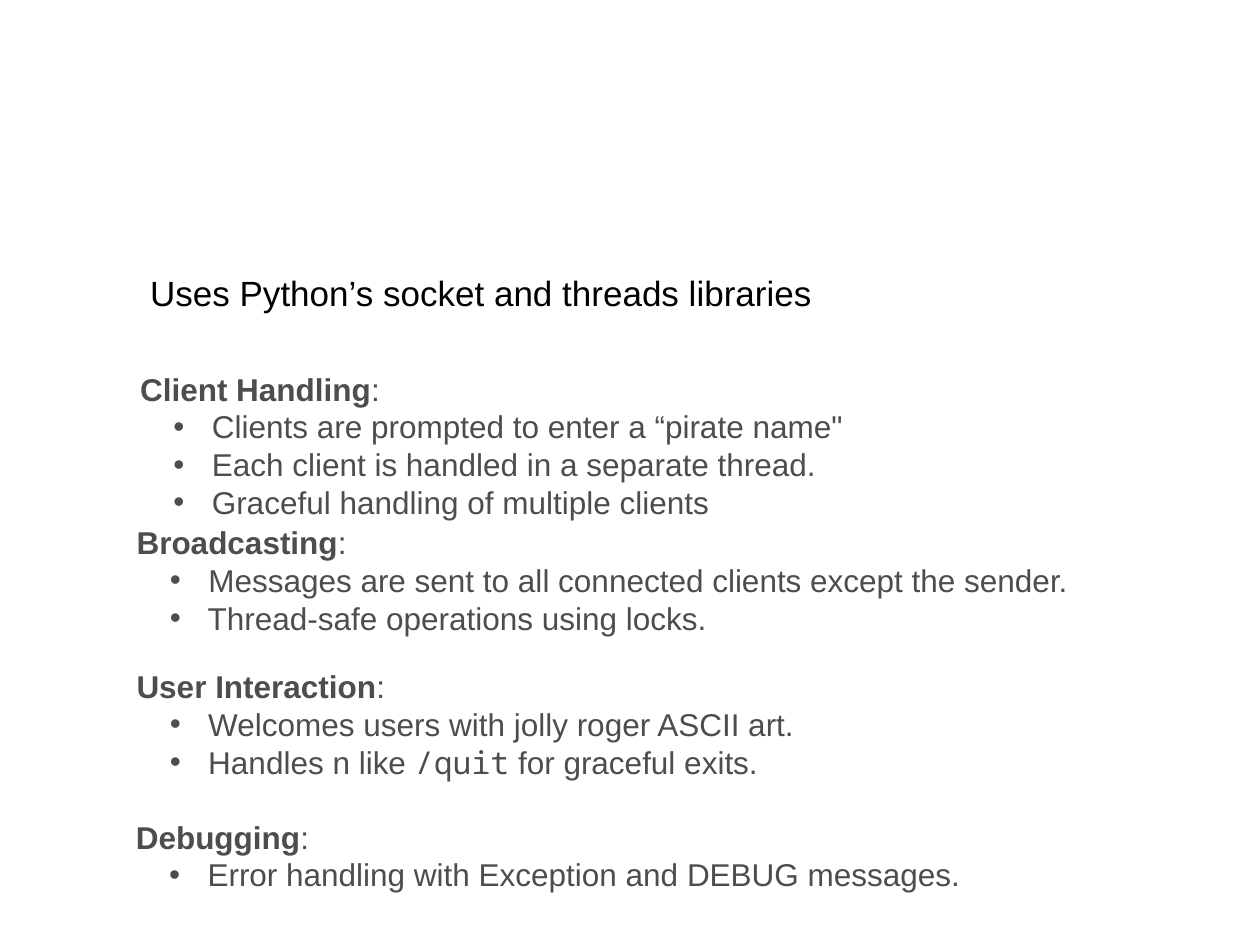
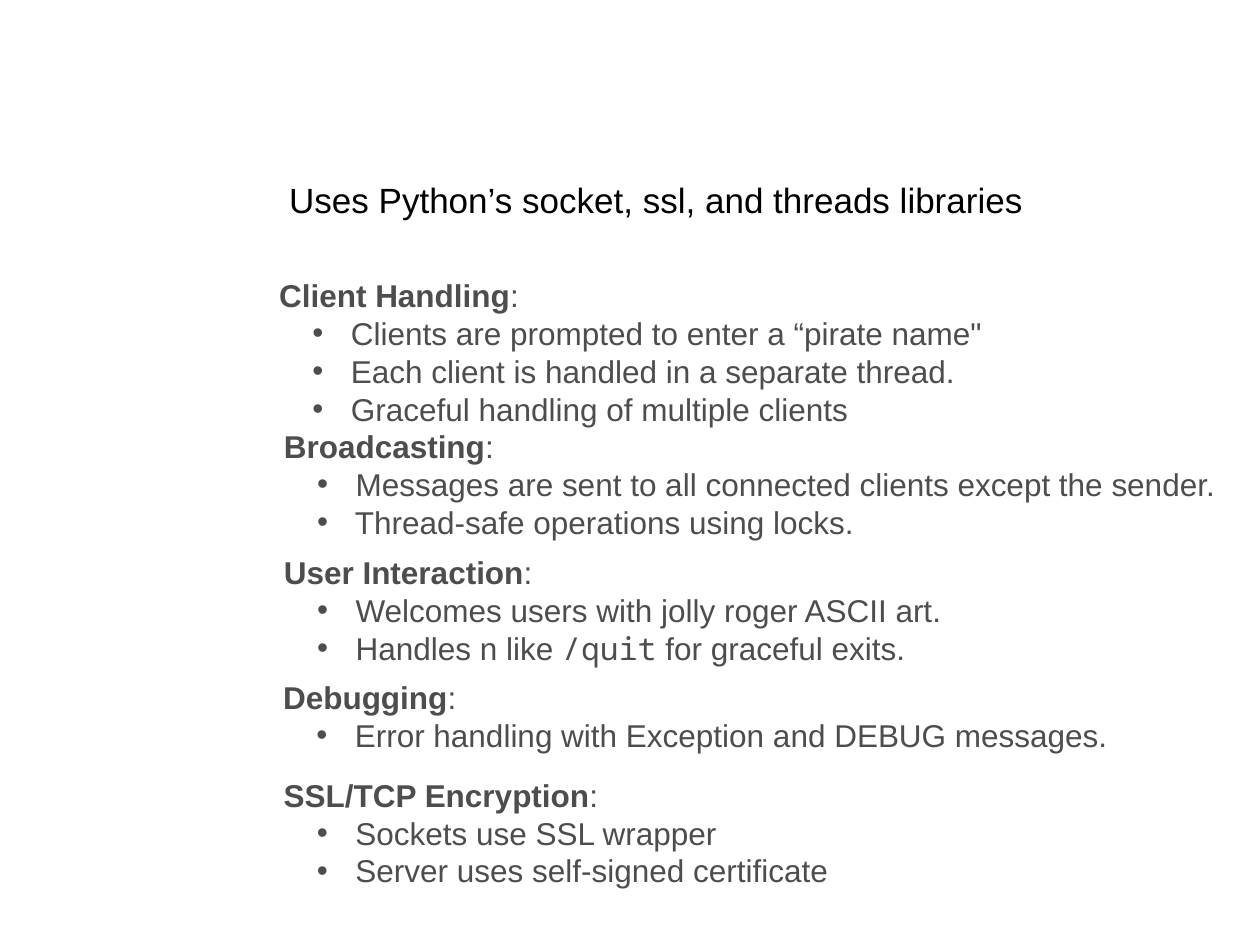
Before and after one commit to BelaBartok39/Pirate-Chat-Project, a slide deck: slide 2 of Pirate_Chat_Presentation.pptx. Drawn at 1260x945 pixels with LibreOffice and Linux fonts; fonts in the diff are those of the drawing; background and template pictures are left out. Boxes give left, top, right and bottom in pixels: in the first picture for what was removed or moved away, otherwise in the second. Text is boxed around its words. In the diff, an @@ line names an element or a change of style, - is before the commit and + after.

Commit message:
Updated Powerpoint

```diff
--- a/Pirate_Chat_Presentation.pptx
+++ b/Pirate_Chat_Presentation.pptx
@@ text at (289,187,1023,220): text changed @@
-Uses Python’s socket and threads libraries
+Uses Python’s socket, ssl, and threads libraries
@@ text "Client Handling:": place and size @@
-text "Client Handling:" at (140,378,843,520)
+text "Client Handling:" at (279,284,982,427)
@@ text "Broadcasting:": place and size @@
-text "Broadcasting:" at (137,531,1067,636)
+text "Broadcasting:" at (284,435,1215,540)
@@ text "User Interaction:": place and size @@
-text "User Interaction:" at (137,675,793,782)
+text "User Interaction:" at (284,561,941,668)
@@ text "Debugging:": place and size @@
-text "Debugging:" at (136,826,960,892)
+text "Debugging:" at (283,686,1107,753)
@@ text added at (284,784,828,888), 18 pt, text #4D4D4D @@
+SSL/TCP Encryption:
+  • Sockets use SSL wrapper
+  • Server uses self-signed certificate
```
